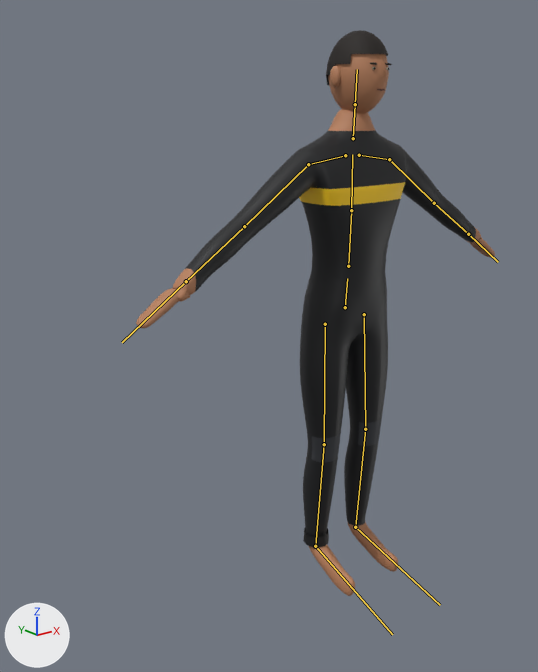
An edit to the glTF model assets/models/surfer.glb, drawn before and after from the same camera.
Rendered twice from a camera (50 mm lens) standing at (-1.69, -1.69, 1.61) and looking at (-0.21, 0.16, 0.87). Every picture has the same lights, and +X, +Y and +Z are marked at lower left. The picture after the commit comes second. The bones that bend it are drawn over the model as lines.

In view in the first picture: 'Surfer'.
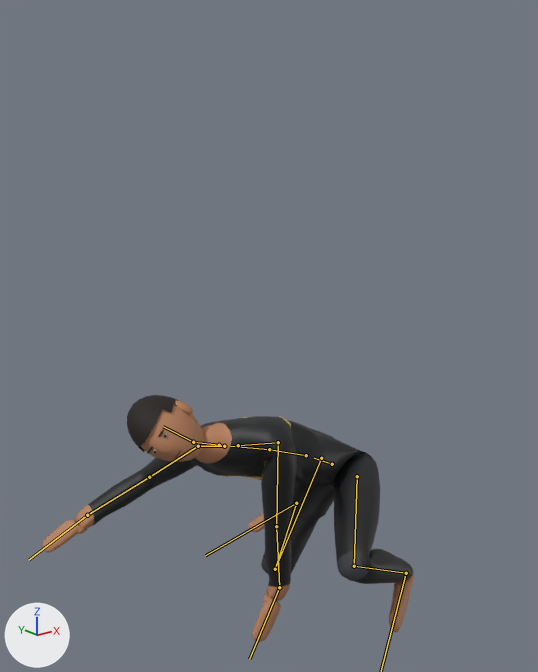
The newer file adds an action. The first version stands in its rest pose; the second is drawn at frame 0 of the action 'hand_drag'.

Changed parts and their boxes [x1, y1, x2, y2] in the pictures (538 x 672 px):
'Surfer', posed (56% shorter)
    before: [136, 30, 495, 596]
    after: [42, 395, 414, 642]
bone 'hips', root to tip
    before: (345, 307) to (347, 278)
    after: (332, 464) to (314, 458)
bone 'spine', root to tip
    before: (348, 266) to (351, 210)
    after: (306, 455) to (269, 449)
bone 'chest', root to tip
    before: (351, 210) to (352, 154)
    after: (269, 449) to (230, 446)
bone 'neck', root to tip
    before: (353, 138) to (355, 104)
    after: (219, 445) to (193, 442)
bone 'head', root to tip
    before: (355, 104) to (357, 69)
    after: (193, 442) to (163, 426)
bone 'upper_arm_L', root to tip
    before: (389, 159) to (434, 203)
    after: (278, 442) to (276, 526)
bone 'forearm_L', root to tip
    before: (434, 203) to (468, 234)
    after: (276, 526) to (279, 587)
bone 'hand_L', root to tip
    before: (468, 234) to (498, 262)
    after: (279, 587) to (249, 659)
bone 'upper_arm_R', root to tip
    before: (308, 164) to (244, 226)
    after: (198, 446) to (149, 477)
bone 'forearm_R', root to tip
    before: (244, 226) to (186, 281)
    after: (149, 477) to (87, 515)
bone 'hand_R', root to tip
    before: (186, 281) to (122, 342)
    after: (87, 515) to (28, 560)
bone 'thigh_L', root to tip
    before: (364, 314) to (365, 429)
    after: (357, 476) to (354, 566)
bone 'shin_L', root to tip
    before: (365, 429) to (355, 527)
    after: (354, 566) to (406, 573)
bone 'thigh_R', root to tip
    before: (325, 324) to (324, 444)
    after: (321, 458) to (275, 569)
bone 'shin_R', root to tip
    before: (324, 444) to (315, 546)
    after: (275, 569) to (296, 503)
bone 'foot_R', root to tip
    before: (315, 546) to (392, 634)
    after: (296, 503) to (205, 555)

Diff of the bpy script that builds the scene:
```diff
--- a/assets/models/surfer.glb.py
+++ b/assets/models/surfer.glb.py
@@ bone_hips @@
 bone_hips = bpy.data.objects['SurferRig'].pose.bones['hips']
-bone_hips.location = (0.0, 0.0, 0.0)
-bone_hips.rotation_quaternion = (1.0, 0.0, 0.0, 0.0)  # degrees (0, 0, 0)
+bone_hips.location = (-0.04, -0.559, 0.04)
+bone_hips.rotation_quaternion = (0.624, 0.332, -0.599, 0.376)  # degrees (-30, -86, 90)
@@ bone_spine @@
 bone_spine = bpy.data.objects['SurferRig'].pose.bones['spine']  # child of 'hips'
-bone_spine.rotation_quaternion = (1.0, 0.0, 0.0, 0.0)  # degrees (0, 0, 0)
+bone_spine.rotation_quaternion = (0.992, 0.069, 0.104, -0.01)  # degrees (8, 12, 0)
@@ bone_chest @@
 bone_chest = bpy.data.objects['SurferRig'].pose.bones['chest']  # child of 'spine'
-bone_chest.rotation_quaternion = (1.0, 0.0, 0.0, 0.0)  # degrees (0, 0, 0)
+bone_chest.rotation_quaternion = (0.995, 0.052, 0.087, -0.003)  # degrees (6, 10, 0)
@@ bone_neck @@
 bone_neck = bpy.data.objects['SurferRig'].pose.bones['neck']  # child of 'chest'
-bone_neck.rotation_quaternion = (1.0, 0.0, 0.0, 0.0)  # degrees (0, 0, 0)
+bone_neck.rotation_quaternion = (0.983, -0.052, 0.174, 0.0)  # degrees (-6, 20, -1)
@@ bone_head @@
 bone_head = bpy.data.objects['SurferRig'].pose.bones['head']  # child of 'neck'
-bone_head.rotation_quaternion = (1.0, 0.0, 0.0, 0.0)  # degrees (0, 0, 0)
+bone_head.rotation_quaternion = (0.94, -0.255, 0.218, 0.054)  # degrees (-31, 26, -1)
@@ bone_upper_arm_l @@
 bone_upper_arm_l = bpy.data.objects['SurferRig'].pose.bones['upper_arm_L']  # child of 'shoulder_L'
-bone_upper_arm_l.rotation_quaternion = (1.0, 0.0, 0.0, 0.0)  # degrees (0, 0, 0)
+bone_upper_arm_l.rotation_quaternion = (0.674, -0.671, 0.0, -0.308)  # degrees (-84, -24, -27)
@@ bone_forearm_l @@
 bone_forearm_l = bpy.data.objects['SurferRig'].pose.bones['forearm_L']  # child of 'upper_arm_L'
-bone_forearm_l.rotation_quaternion = (1.0, 0.0, 0.0, 0.0)  # degrees (0, 0, 0)
+bone_forearm_l.rotation_quaternion = (0.998, -0.003, 0.0, 0.058)  # degrees (0, 0, 7)
@@ bone_hand_l @@
 bone_hand_l = bpy.data.objects['SurferRig'].pose.bones['hand_L']  # child of 'forearm_L'
-bone_hand_l.rotation_quaternion = (1.0, 0.0, 0.0, 0.0)  # degrees (0, 0, 0)
+bone_hand_l.rotation_quaternion = (0.943, -0.064, 0.0, -0.326)  # degrees (-7, -2, -38)
@@ bone_upper_arm_r @@
 bone_upper_arm_r = bpy.data.objects['SurferRig'].pose.bones['upper_arm_R']  # child of 'shoulder_R'
-bone_upper_arm_r.rotation_quaternion = (1.0, 0.0, 0.0, 0.0)  # degrees (0, 0, 0)
+bone_upper_arm_r.rotation_quaternion = (0.953, 0.104, 0.0, 0.286)  # degrees (11, -3, 33)
@@ bone_forearm_r @@
 bone_forearm_r = bpy.data.objects['SurferRig'].pose.bones['forearm_R']  # child of 'upper_arm_R'
-bone_forearm_r.rotation_quaternion = (1.0, 0.0, 0.0, 0.0)  # degrees (0, 0, 0)
+bone_forearm_r.rotation_quaternion = (0.929, 0.167, 0.0, 0.329)  # degrees (18, -6, 38)
@@ bone_hand_r @@
 bone_hand_r = bpy.data.objects['SurferRig'].pose.bones['hand_R']  # child of 'forearm_R'
-bone_hand_r.rotation_quaternion = (1.0, 0.0, 0.0, 0.0)  # degrees (0, 0, 0)
+bone_hand_r.rotation_quaternion = (0.998, -0.05, 0.0, 0.029)  # degrees (-6, 0, 3)
@@ bone_thigh_l @@
 bone_thigh_l = bpy.data.objects['SurferRig'].pose.bones['thigh_L']  # child of 'hips'
-bone_thigh_l.rotation_quaternion = (1.0, 0.0, 0.0, 0.0)  # degrees (0, 0, 0)
+bone_thigh_l.rotation_quaternion = (0.528, -0.52, 0.0, -0.671)  # degrees (-50, -44, -82)
@@ bone_shin_l @@
 bone_shin_l = bpy.data.objects['SurferRig'].pose.bones['shin_L']  # child of 'thigh_L'
-bone_shin_l.rotation_quaternion = (1.0, 0.0, 0.0, 0.0)  # degrees (0, 0, 0)
+bone_shin_l.rotation_quaternion = (0.472, 0.522, 0.0, 0.711)  # degrees (47, -48, 91)
@@ bone_foot_l @@
 bone_foot_l = bpy.data.objects['SurferRig'].pose.bones['foot_L']  # child of 'shin_L'
-bone_foot_l.rotation_quaternion = (1.0, 0.0, 0.0, 0.0)  # degrees (0, 0, 0)
+bone_foot_l.rotation_quaternion = (0.88, -0.354, 0.0, -0.317)  # degrees (-40, -13, -35)
@@ bone_thigh_r @@
 bone_thigh_r = bpy.data.objects['SurferRig'].pose.bones['thigh_R']  # child of 'hips'
-bone_thigh_r.rotation_quaternion = (1.0, 0.0, 0.0, 0.0)  # degrees (0, 0, 0)
+bone_thigh_r.rotation_quaternion = (0.691, -0.718, 0.0, -0.079)  # degrees (-92, -7, -6)
@@ bone_shin_r @@
 bone_shin_r = bpy.data.objects['SurferRig'].pose.bones['shin_R']  # child of 'thigh_R'
-bone_shin_r.rotation_quaternion = (1.0, 0.0, 0.0, 0.0)  # degrees (0, 0, 0)
+bone_shin_r.rotation_quaternion = (0.462, 0.613, 0.0, 0.641)  # degrees (66, -52, 73)
@@ bone_foot_r @@
 bone_foot_r = bpy.data.objects['SurferRig'].pose.bones['foot_R']  # child of 'shin_R'
-bone_foot_r.rotation_quaternion = (1.0, 0.0, 0.0, 0.0)  # degrees (0, 0, 0)
+bone_foot_r.rotation_quaternion = (0.897, -0.398, 0.0, 0.192)  # degrees (-46, 9, 20)
```
